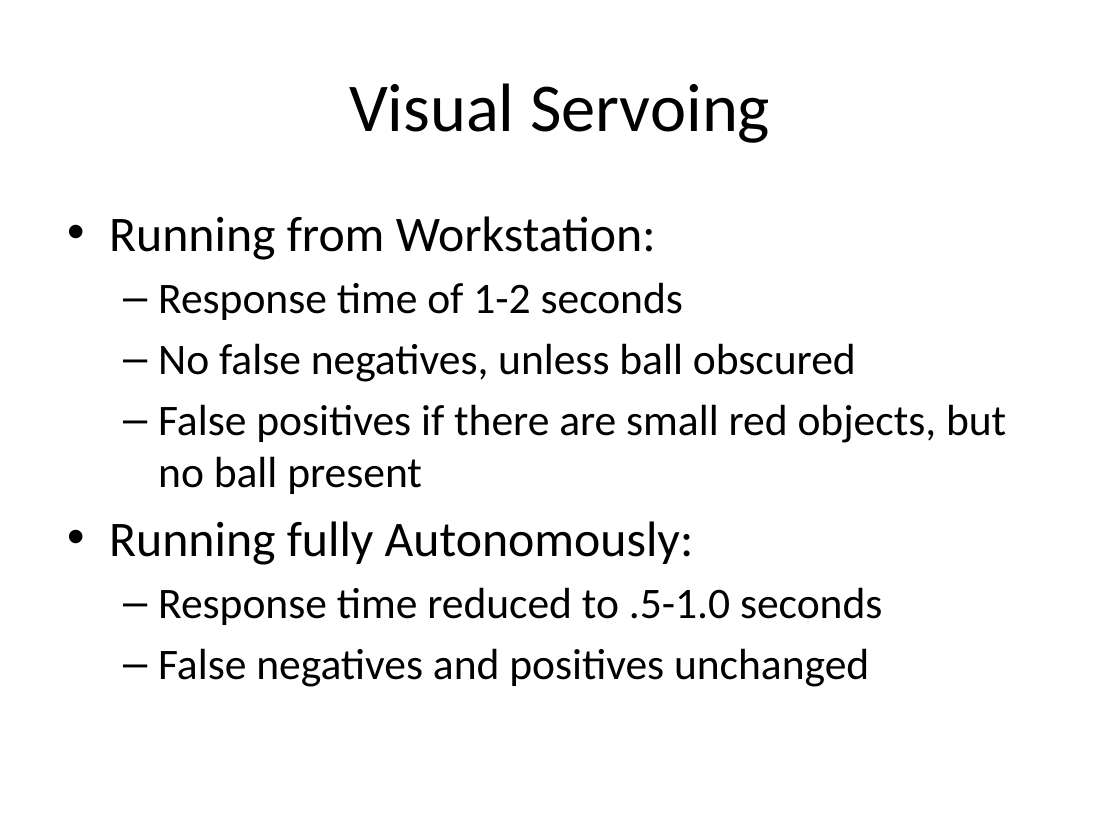
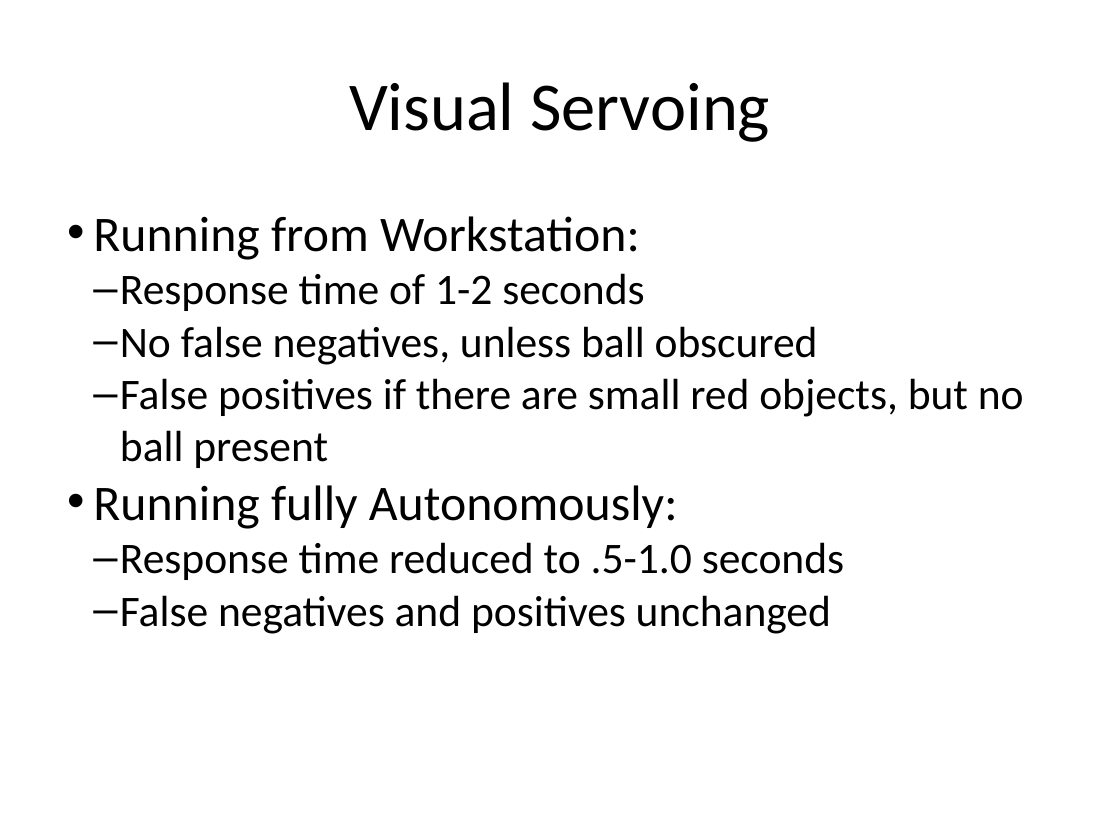
Before and after one commit to nforrester/6.141_labs, a slide deck: slide 5 of Other/Lab4/RSS-Lab4Briefing.pptx. Drawn at 1120x840 pixels with LibreOffice and Linux fonts; fonts in the diff are those of the drawing. Boxes give left, top, right and bottom in pixels: in the first picture for what was removed or moved away, otherwise in the second. Text is boxed around its words. In the diff, an @@ line names an element or a change of style, - is before the commit and + after.

```diff
--- a/Other/Lab4/RSS-Lab4Briefing.pptx
+++ b/Other/Lab4/RSS-Lab4Briefing.pptx
@@ text "Running from Workstation:" at bbox=[93, 216, 1024, 634]: indent changed; less space between paragraphs @@
```
Also in this commit, not shown: 5 other slides changed.
